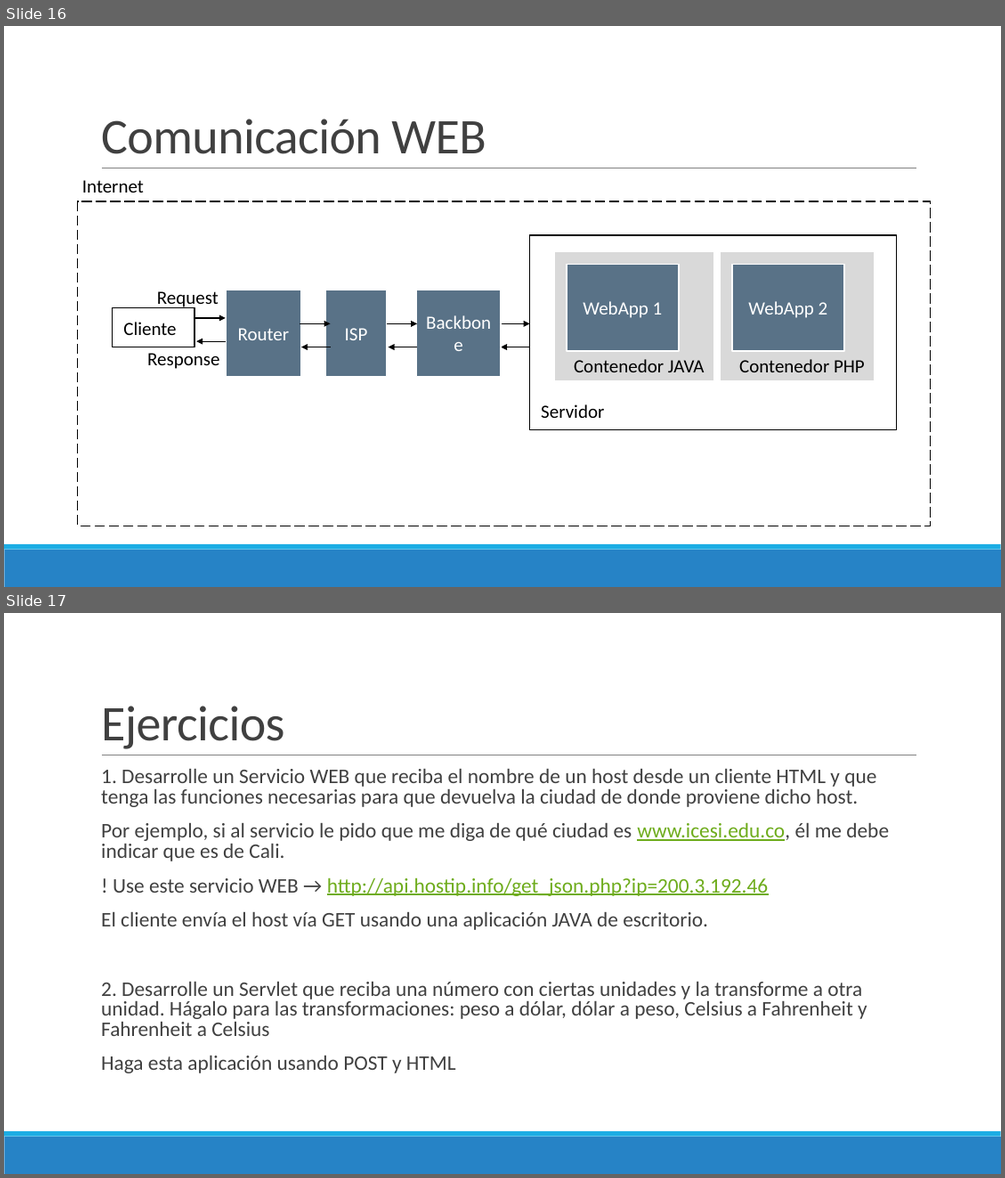
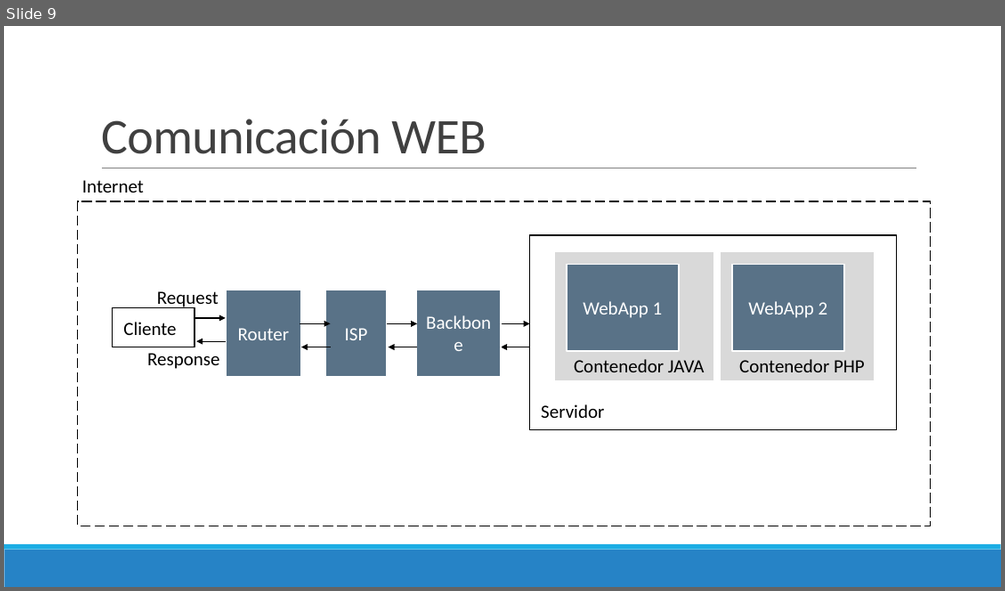
Before and after one commit to Domiciano/ProgramRed192, a slide deck: Clase11/Presentación.pptx. Shown one above the other, each under a label of ours: slides 16 and 17 before the commit, slide 9 after it. The pictures are 1005x1178 and 1005x591 pixels, drawn with LibreOffice and Linux fonts; fonts in the diff are those of the drawing. Boxes give left, top, right and bottom in pixels: in the first picture for what was removed or moved away, otherwise in the second. Text is boxed around its words. In the diff, an @@ line names an element or a change of style, - is before the commit and + after.

```diff
--- a/Clase11/Presentación.pptx
+++ b/Clase11/Presentación.pptx
@@ slide 17 removed at <box>4,613,1001,1174</box>, background #FFFFFF; not listed: 3 template elements that a slide beside it also shows @@
@@ title removed at <box>101,706,284,749</box> @@
-Ejercicios
@@ text removed at <box>101,769,889,1073</box> @@
-  1. Desarrolle un Servicio WEB que reciba el nombre de un host desde un cliente HTML y que tenga las funciones necesarias para que devuelva la ciudad de donde proviene dicho host.
-  Por ejemplo, si al servicio le pido que me diga de qué ciudad es www.icesi.edu.co, él me debe indicar que es de Cali.
-  ! Use este servicio WEB → http://api.hostip.info/get_json.php?ip=200.3.192.46
-  El cliente envía el host vía GET usando una aplicación JAVA de escritorio.
-  2. Desarrolle un Servlet que reciba una número con ciertas unidades y la transforme a otra unidad. Hágalo para las transformaciones: peso a dólar, dólar a peso, Celsius a Fahrenheit y Fahrenheit a Celsius
-  Haga esta aplicación usando POST y HTML
@@ what was slide 16 is now slide 9 @@
```
Also in this commit, not shown: 1 slide changed.
